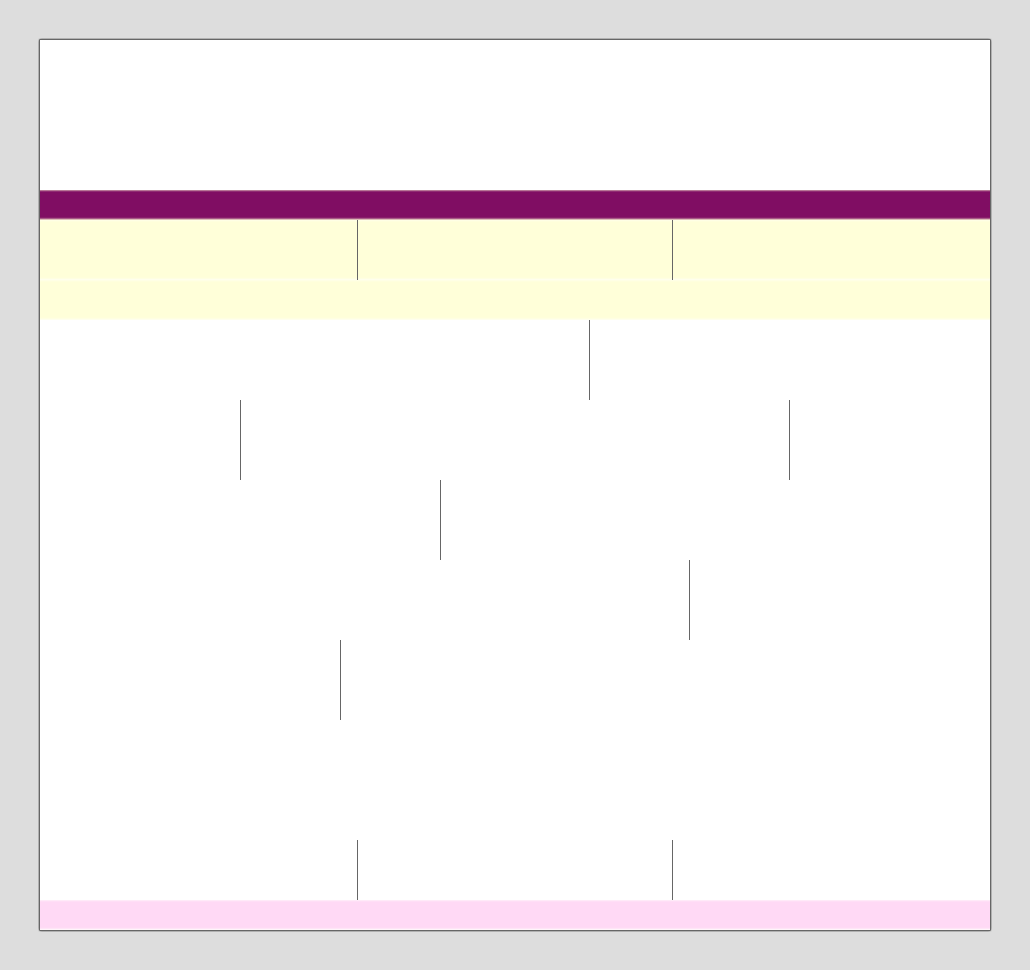
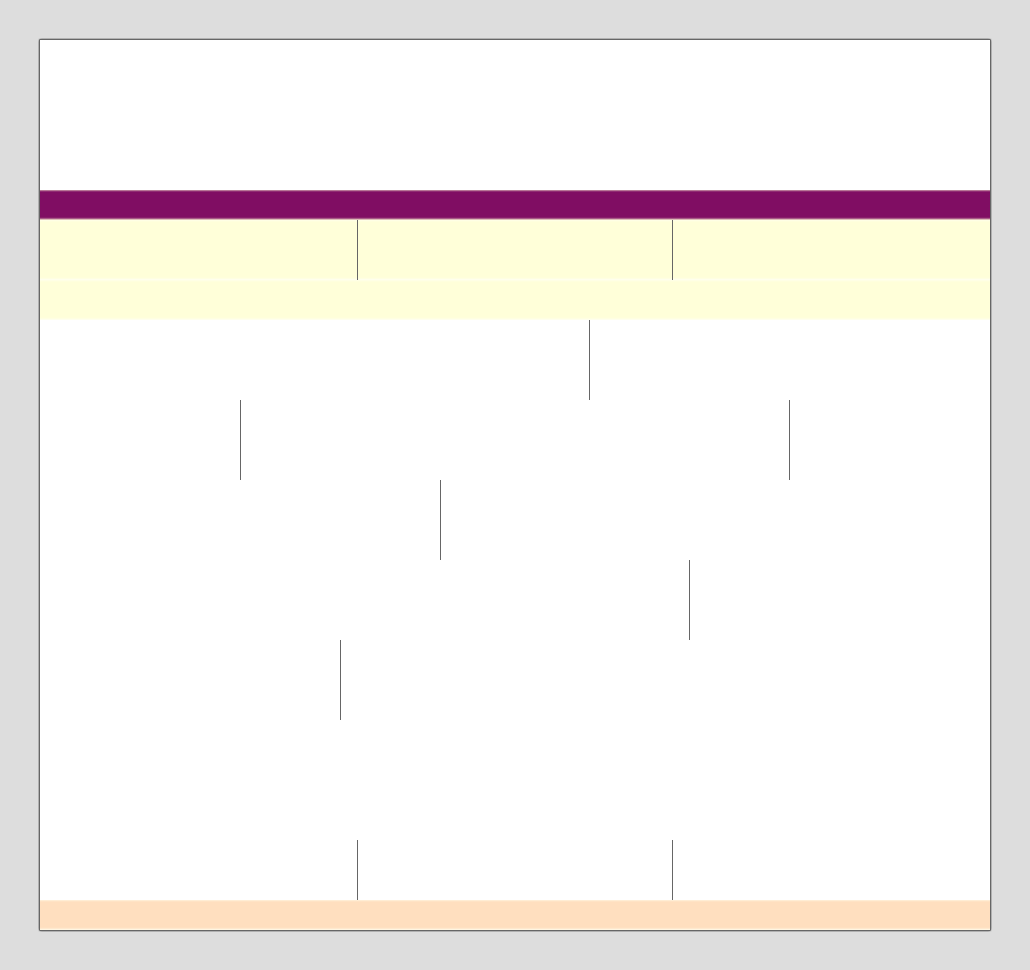
Two versions of the same layered image (1030×970). Layer-by-layer changes:
pixels changed over [40, 900, 990, 930] (layer not identified)
